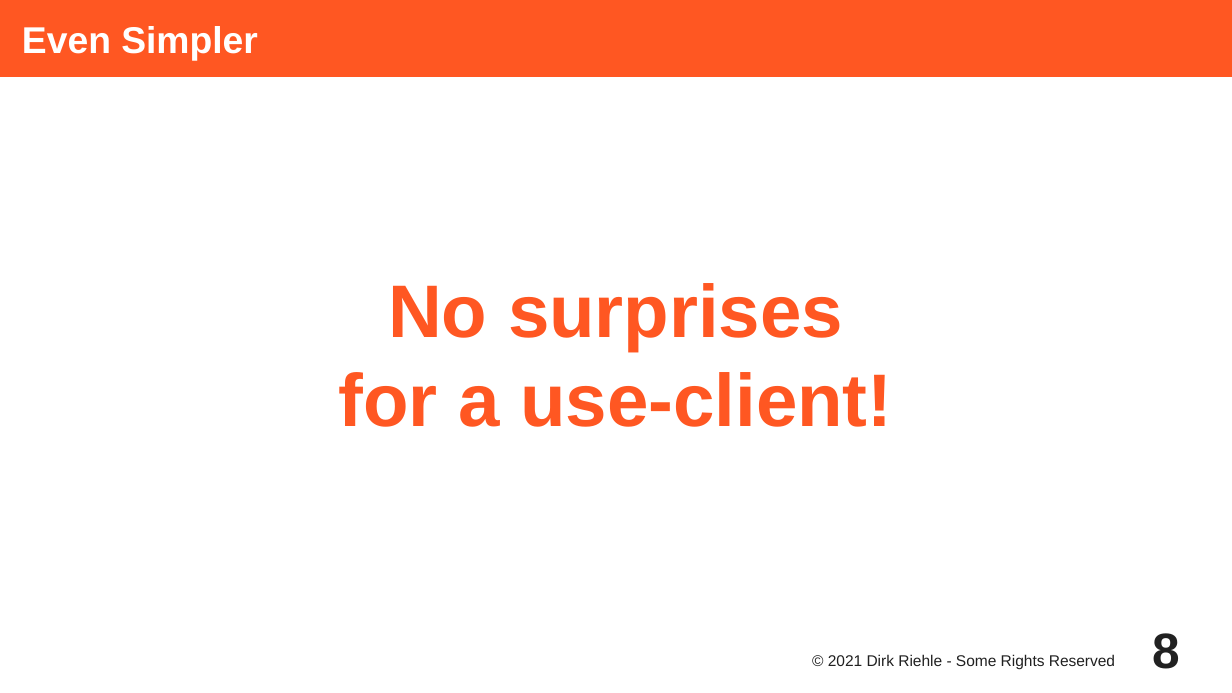
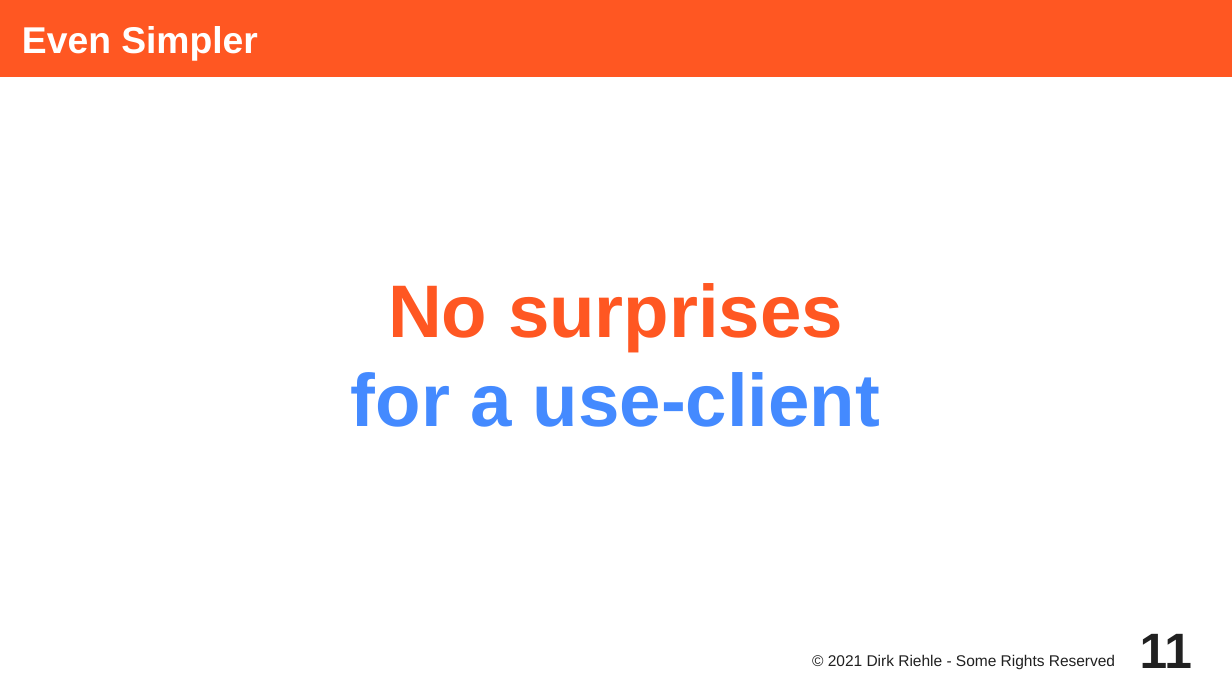
Before and after one commit to dirkriehle/adap-course, a slide deck: slide 11 of Lecture Slides/ADAP C03 - Subtyping and Inheritance.odp (slide 8 before the commit). Drawn at 1232x693 pixels with LibreOffice and Linux fonts; fonts in the diff are those of the drawing. Boxes give left, top, right and bottom in pixels: in the first picture for what was removed or moved away, otherwise in the second. Text is boxed around its words. In the diff, an @@ line names an element or a change of style, - is before the commit and + after.

```diff
--- a/Lecture Slides/ADAP C03 - Subtyping and Inheritance.odp
+++ b/Lecture Slides/ADAP C03 - Subtyping and Inheritance.odp
@@ subtitle at (351, 283, 880, 427): text changed; text colour #FF5722 to #448AFF @@
-No surprises
-for a use-client!
+No surprises
+for a use-client
@@ page number at (1140, 634, 1193, 668): text changed @@
-8
+11
```
Also in this commit, not shown: 4 other slides changed, 9 slides added, 5 other files.
